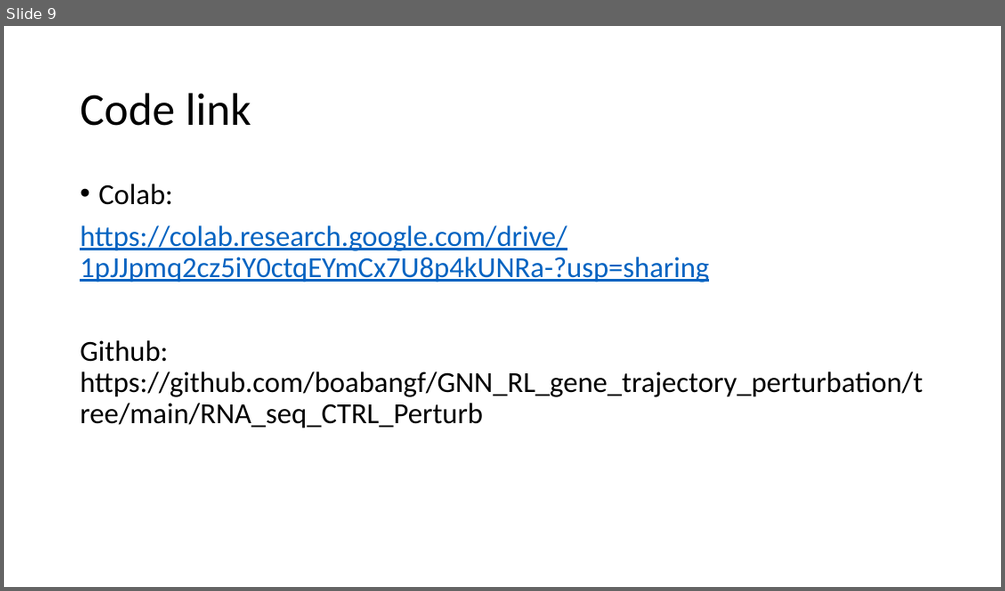
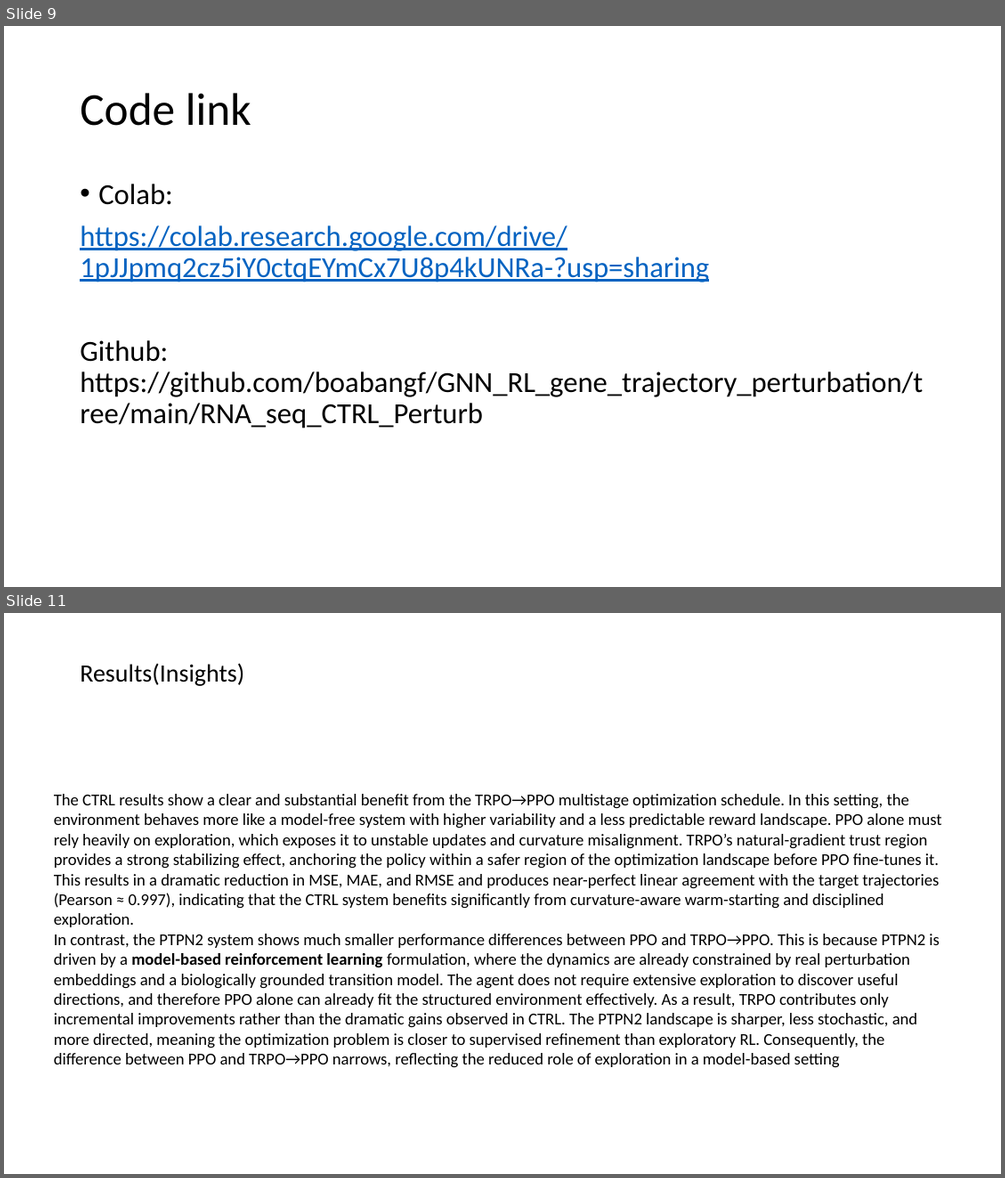
Before and after one commit to boabangf/GNN_RL_gene_trajectory_perturbation, a slide deck: ppt slides for omic codeathon (1).pptx. Shown one above the other, each under a label of ours: slide 9 before the commit, slides 9 and 11 after it; the slides between them are not shown. The pictures are 1005x591 and 1005x1178 pixels, drawn with LibreOffice and Linux fonts; fonts in the diff are those of the drawing. Boxes give left, top, right and bottom in pixels: in the first picture for what was removed or moved away, otherwise in the second. Text is boxed around its words. In the diff, an @@ line names an element or a change of style, - is before the commit and + after.

```diff
--- a/ppt slides for omic codeathon (1).pptx
+++ b/ppt slides for omic codeathon (1).pptx
@@ slide 11 added at (x1=4, y1=613, x2=1001, y2=1174), background #FFFFFF @@
@@ title added at (x1=80, y1=663, x2=244, y2=686), 24 pt, text #000000 @@
+Results(Insights)
@@ text added at (x1=54, y1=794, x2=942, y2=1068), 16 pt, text #000000 @@
+The CTRL results show a clear and substantial benefit from the TRPO→PPO multistage optimization schedule. In this setting, the environment behaves more like a model-free system with higher variability and a less predictable reward landscape. PPO alone must rely heavily on exploration, which exposes it to unstable updates and curvature misalignment. TRPO’s natural-gradient trust region provides a strong stabilizing effect, anchoring the policy within a safer region of the optimization landscape before PPO fine-tunes it. This results in a dramatic reduction in MSE, MAE, and RMSE and produces near-perfect linear agreement with the target trajectories (Pearson ≈ 0.997), indicating that the CTRL system benefits significantly from curvature-aware warm-starting and disciplined exploration.
+In contrast, the PTPN2 system shows much smaller performance differences between PPO and TRPO→PPO. This is because PTPN2 is driven by a model-based reinforcement learning formulation, where the dynamics are already constrained by real perturbation embeddings and a biologically grounded transition model. The agent does not require extensive exploration to discover useful directions, and therefore PPO alone can already fit the structured environment effectively. As a result, TRPO contributes only incremental improvements rather than the dramatic gains observed in CTRL. The PTPN2 landscape is sharper, less stochastic, and more directed, meaning the optimization problem is closer to supervised refinement than exploratory RL. Consequently, the difference between PPO and TRPO→PPO narrows, reflecting the reduced role of exploration in a model-based setting
```
Also in this commit, not shown: 4 slides changed, 4 other slides added, 1 slide removed.
